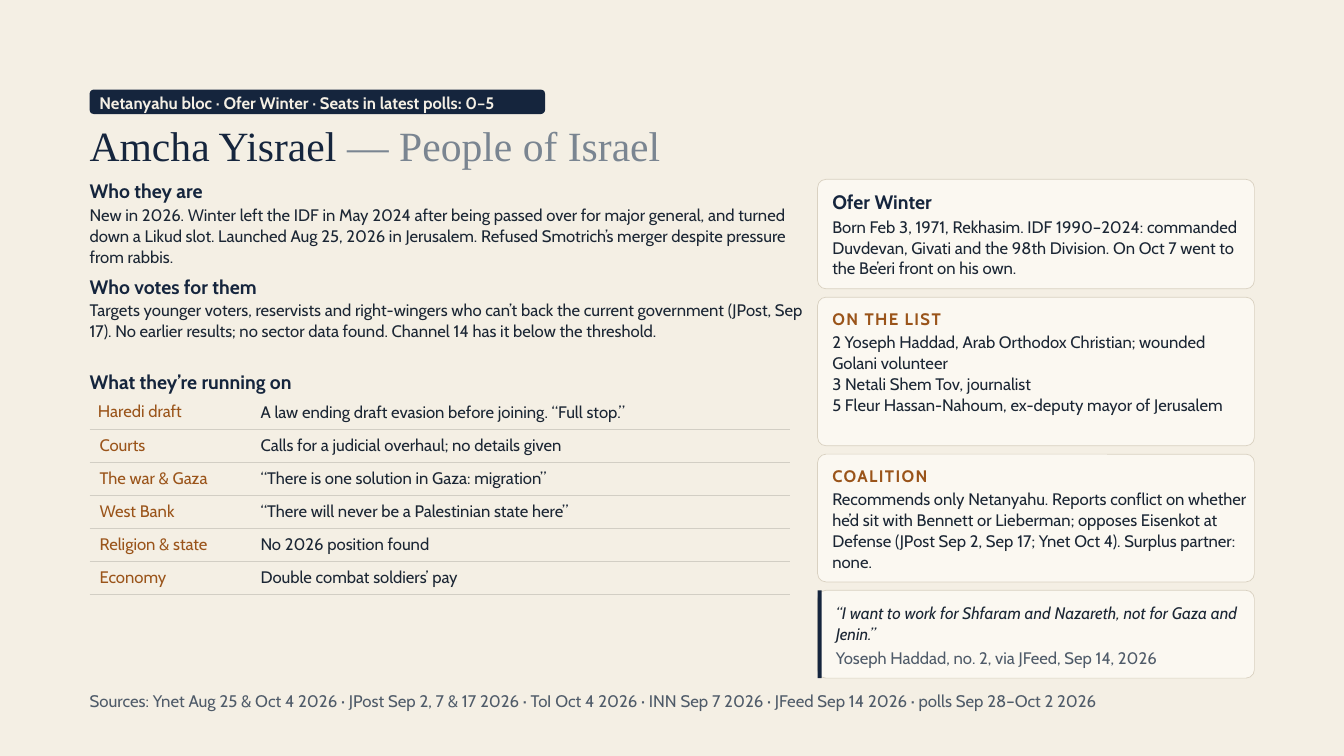
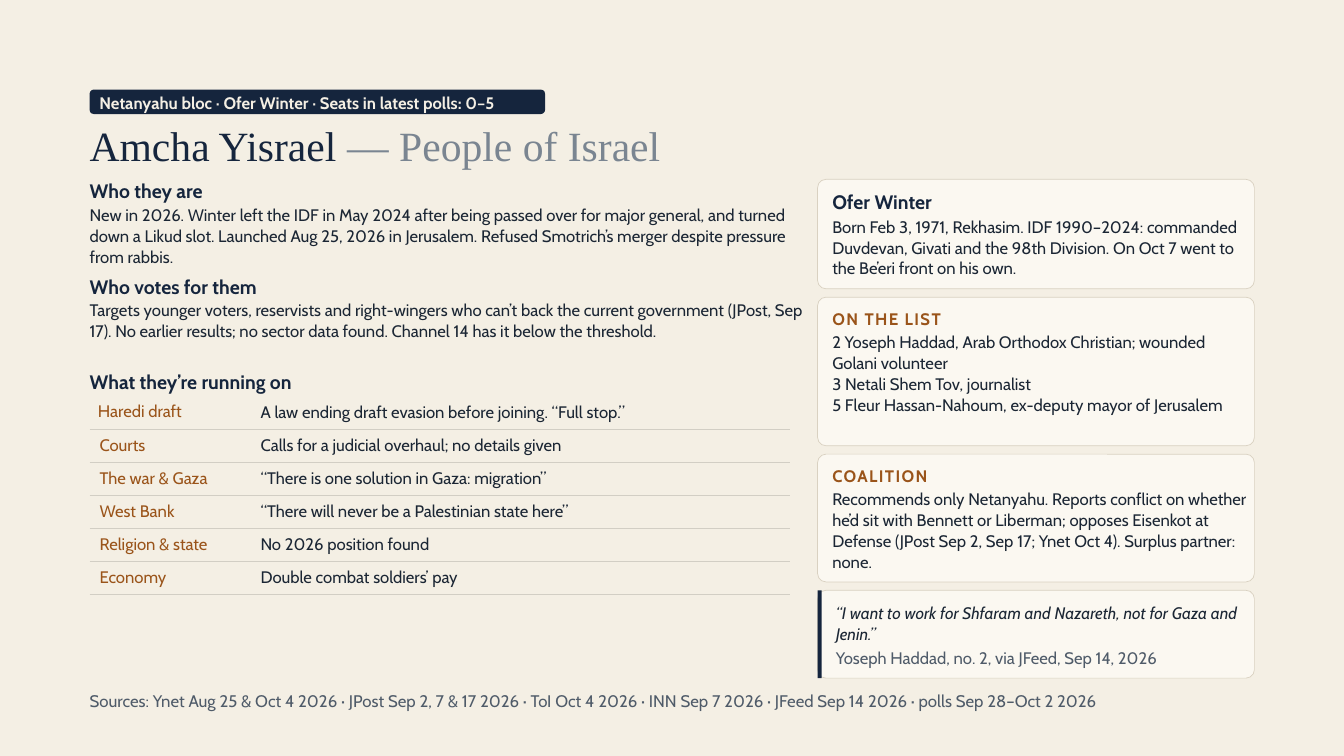
Before and after one commit to RavBogard/israelielection, a slide deck: slide 20 of public/teach/session-1-deck.pptx. Drawn at 1344x756 pixels with LibreOffice and Linux fonts; fonts in the diff are those of the drawing. Boxes give left, top, right and bottom in pixels: in the first picture for what was removed or moved away, otherwise in the second. Text is boxed around its words. In the diff, an @@ line names an element or a change of style, - is before the commit and + after.

```diff
--- a/public/teach/session-1-deck.pptx
+++ b/public/teach/session-1-deck.pptx
@@ text at box(832, 492, 1246, 568): text changed @@
-Recommends only Netanyahu. Reports conflict on whether he’d sit with Bennett or Lieberman; opposes Eisenkot at Defense (JPost Sep 2, Sep 17; Ynet Oct 4). Surplus partner: none.
+Recommends only Netanyahu. Reports conflict on whether he’d sit with Bennett or Liberman; opposes Eisenkot at Defense (JPost Sep 2, Sep 17; Ynet Oct 4). Surplus partner: none.
```
Also in this commit, not shown: 10 other slides changed, 3 other files.
